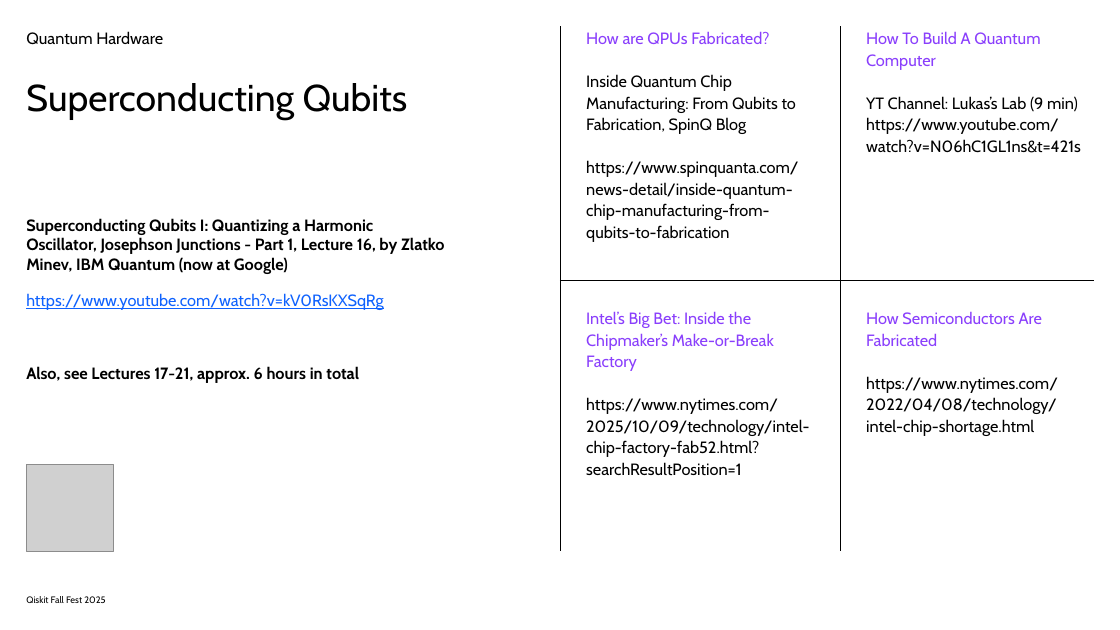
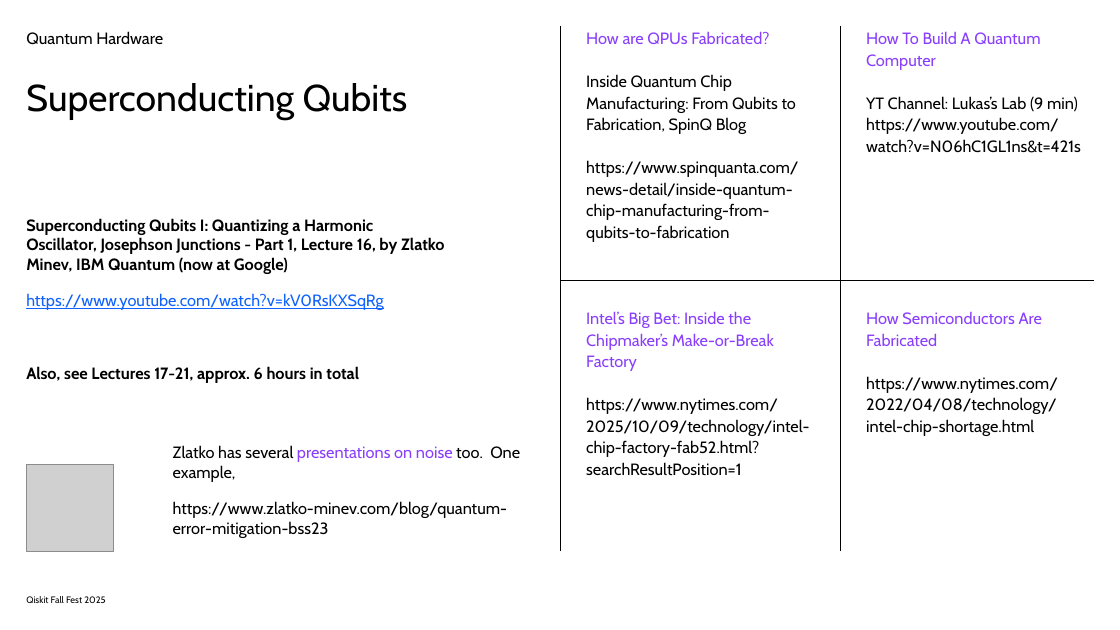
Before and after one commit to SeattleQuantumComputingMeetup/qiskit_fall_fest_2025, a slide deck: slide 17 of Qiskit_Fall_Fest_2025_Meetup_Oct_25.pptx (slide 14 before the commit). Drawn at 1120x630 pixels with LibreOffice and Linux fonts; fonts in the diff are those of the drawing; grey boxes stand for pictures. Boxes give left, top, right and bottom in pixels: in the first picture for what was removed or moved away, otherwise in the second. Text is boxed around its words. In the diff, an @@ line names an element or a change of style, - is before the commit and + after.

Commit message:
noise,news

```diff
--- a/Qiskit_Fall_Fest_2025_Meetup_Oct_25.pptx
+++ b/Qiskit_Fall_Fest_2025_Meetup_Oct_25.pptx
@@ text added at [173,445,520,538], 28 pt, text #000000 @@
+Zlatko has several presentations on noise too. One example,
+https://www.zlatko-minev.com/blog/quantum-error-mitigation-bss23
```
Also in this commit, not shown: 7 other slides changed, 4 slides added, 1 other file.
